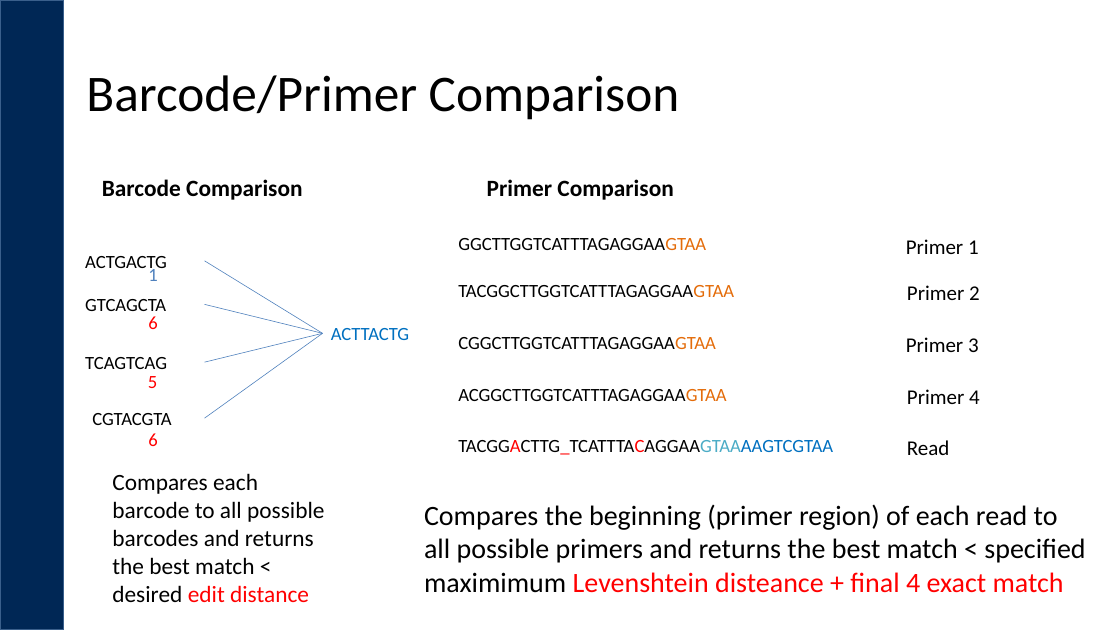
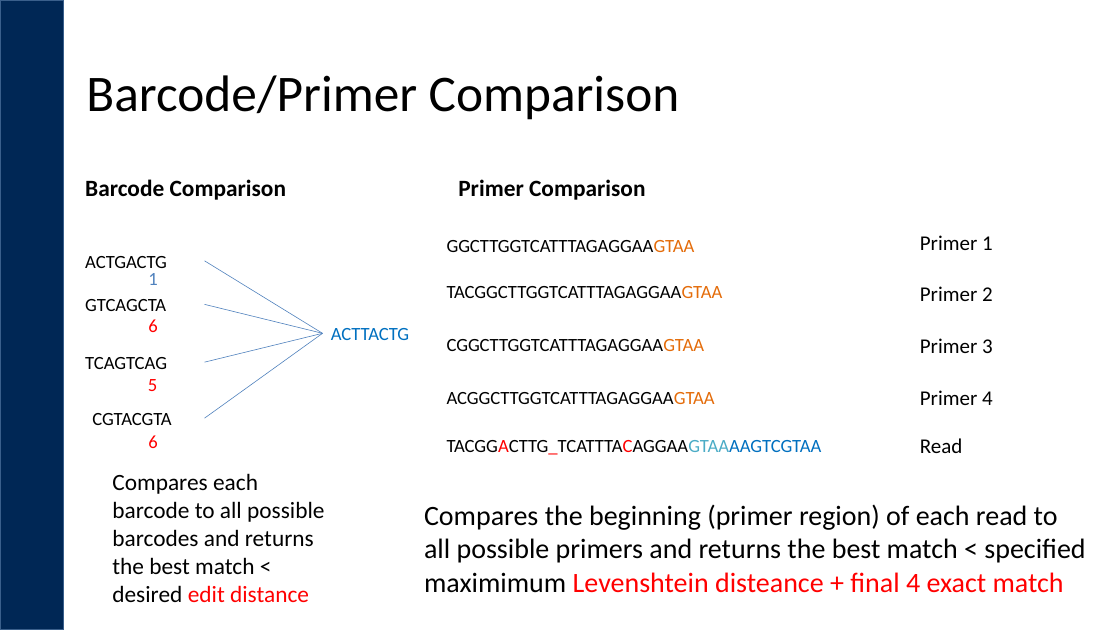
Before and after one commit to ucdavis-bioinformatics-training/2019_September_UCD_Microbial_Community_Analysis_Workshop, a slide deck: slide 14 of dbcAmplicons/dbcAmplicons_Bioinformatics.pptx. Drawn at 1120x630 pixels with LibreOffice and Linux fonts; fonts in the diff are those of the drawing; background and template pictures are left out. Boxes give left, top, right and bottom in pixels: in the first picture for what was removed or moved away, otherwise in the second. Text is boxed around its words. In the diff, an @@ line names an element or a change of style, - is before the commit and + after.

```diff
--- a/dbcAmplicons/dbcAmplicons_Bioinformatics.pptx
+++ b/dbcAmplicons/dbcAmplicons_Bioinformatics.pptx
@@ text "Barcode Comparison": place and size @@
-text "Barcode Comparison" at <box>102,179,302,200</box>
+text "Barcode Comparison" at <box>85,179,286,200</box>
@@ text "Primer Comparison": place and size @@
-text "Primer Comparison" at <box>487,179,673,200</box>
+text "Primer Comparison" at <box>458,179,645,200</box>
@@ 3 texts: place and size @@
-3 texts at <box>458,238,833,455</box>
+3 texts at <box>447,240,822,455</box>
@@ text "Primer 1": place and size @@
-text "Primer 1" at <box>906,239,979,254</box>
+text "Primer 1" at <box>920,235,993,250</box>
@@ text "1": place and size @@
-text "1" at <box>148,266,157,281</box>
+text "1" at <box>148,273,157,285</box>
@@ text "CGGCTTGGTCATTTAGAGGAAGTAA": place and size @@
-text "CGGCTTGGTCATTTAGAGGAAGTAA" at <box>458,337,716,349</box>
+text "CGGCTTGGTCATTTAGAGGAAGTAA" at <box>447,339,705,351</box>
@@ text "ACGGCTTGGTCATTTAGAGGAAGTAA": place and size @@
-text "ACGGCTTGGTCATTTAGAGGAAGTAA" at <box>458,389,726,401</box>
+text "ACGGCTTGGTCATTTAGAGGAAGTAA" at <box>447,392,715,404</box>
@@ 4 texts: place and size @@
-4 texts at <box>906,285,980,455</box>
+4 texts at <box>920,286,993,453</box>
```
Also in this commit, not shown: 2 other slides changed, 1 other file.
